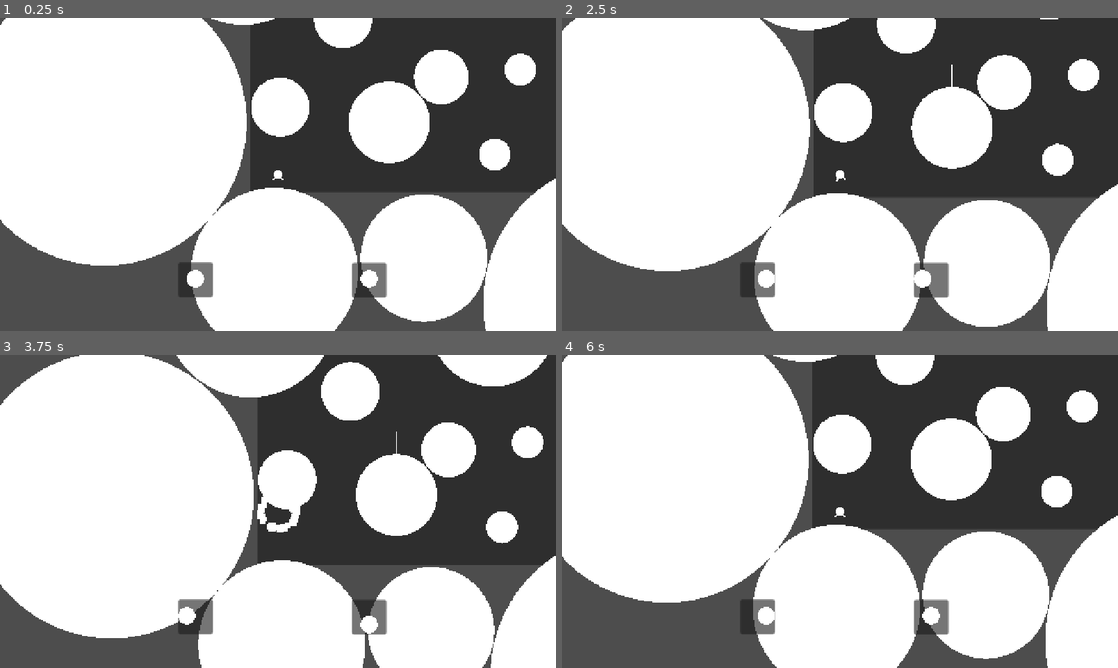
Above: before the commit, frames 1-4 (two rows, left to right).
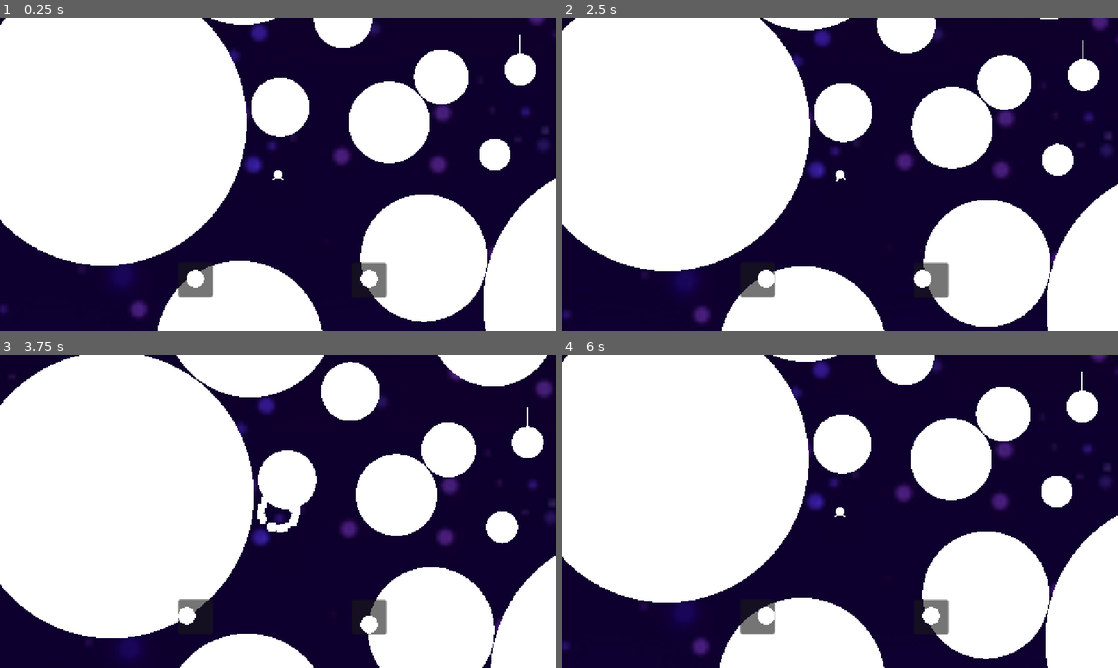
Above: after the commit, the same moments.

Repository: HeryShaman/MielJam
Game: Godot game, scene res://Scènes/Niveaux/Level1.tscn
Same seed, same stepped clock (60 frames per second), same inputs: the game is played once before the commit and once after it.
Inputs:
- Up to frame 1 (0.25 s): no input
- Up to frame 2 (2.5 s): tap Enter at 0.5, 2 s; hold D (right 1) 0.53-1.28 s; hold Down (backward 2) 0.53-1.28 s; tap Space at 1.25 s; hold S (backward 1) 1.28-2.03 s; tap Up (forward 2) at 1.35 s; hold D (right 1) from 2.03 s (still down); hold Left (left 2) from 2.03 s (still down)
- Up to frame 3 (3.75 s): release D (right 1) at 2.78 s; release Left (left 2) at 2.78 s; hold Z (forward 1) 2.78-3.53 s; tap Right (right 2) at 2.85 s; hold Q (left 1) from 3.53 s (still down); hold Down (backward 2) from 3.53 s (still down)
- Up to frame 4 (6 s): release Down (backward 2) at 4.28 s; tap Up (forward 2) at 4.35 s; tap Space at 5 s; release Q (left 1) at 5.03 s; hold S (backward 1) 5.03-5.78 s; hold Left (left 2) 5.03-5.78 s; tap Enter at 5.75 s; hold D (right 1) from 5.78 s (still down); tap Right (right 2) at 5.85 s

The runs differ from the first frame. In frame 1, 45% of the frame differs, in the area x 0-100%, y 0-100%; in frame 2, 44%; in frame 3, 42%; in frame 4, 45%.

Commit message:
Ajout Background

Diff:
--- a/Scripts/Assets/CheckPoint.gd
+++ b/Scripts/Assets/CheckPoint.gd
@@ -1,6 +1,18 @@
 extends Area2D
+
+var IsChecked : bool = false
+@onready var Anim : AnimationPlayer = $AnimationPlayer
 
 func _on_body_entered(body):
 	if body.is_in_group("Player"):
+		IsChecked = true
 		body.LastCheckPoint = body.global_position
 		print("Collision")
+
+func _process(delta: float) -> void:
+	if IsChecked:
+		Anim.play("Flag")
+		await get_tree().create_timer(0.5).timeout
+		Anim.seek(0.5)
+	else:
+		return
--- /dev/null
+++ b/Scènes/Assets/Asteroids.tscn
@@ -0,0 +1,18 @@
+[gd_scene load_steps=4 format=3 uid="uid://cwo4n80sed0s3"]
+
+[ext_resource type="Script" uid="uid://ccvv13w8afxkx" path="res://Scripts/Assets/Asteroid.gd" id="1_re04m"]
+
+[sub_resource type="SphereMesh" id="SphereMesh_u1ss5"]
+
+[sub_resource type="CircleShape2D" id="CircleShape2D_u1ss5"]
+
+[node name="Asteroids" type="Area2D" groups=["Environnement"]]
+script = ExtResource("1_re04m")
+
+[node name="MeshInstance2D" type="MeshInstance2D" parent="."]
+position = Vector2(0, 1.1920929e-07)
+scale = Vector2(22.149946, 22.14995)
+mesh = SubResource("SphereMesh_u1ss5")
+
+[node name="CollisionShape2D" type="CollisionShape2D" parent="."]
+shape = SubResource("CircleShape2D_u1ss5")
--- a/Scènes/Assets/CheckPoint.tscn
+++ b/Scènes/Assets/CheckPoint.tscn
@@ -9,6 +9,162 @@
 
 [sub_resource type="QuadMesh" id="QuadMesh_6spk4"]
 size = Vector2(10, 5)
+
+[sub_resource type="Animation" id="Animation_52bmm"]
+resource_name = "Flag"
+tracks/0/type = "value"
+tracks/0/imported = false
+tracks/0/enabled = true
+tracks/0/path = NodePath("MeshInstance2D:position")
+tracks/0/interp = 1
+tracks/0/loop_wrap = true
+tracks/0/keys = {
+"times": PackedFloat32Array(0),
+"transitions": PackedFloat32Array(1),
+"update": 0,
+"values": [Vector2(0, 0)]
+}
+tracks/1/type = "value"
+tracks/1/imported = false
+tracks/1/enabled = true
+tracks/1/path = NodePath("MeshInstance2D:rotation")
+tracks/1/interp = 1
+tracks/1/loop_wrap = true
+tracks/1/keys = {
+"times": PackedFloat32Array(0),
+"transitions": PackedFloat32Array(1),
+"update": 0,
+"values": [0.0]
+}
+tracks/2/type = "value"
+tracks/2/imported = false
+tracks/2/enabled = true
+tracks/2/path = NodePath("MeshInstance2D:scale")
+tracks/2/interp = 1
+tracks/2/loop_wrap = true
+tracks/2/keys = {
+"times": PackedFloat32Array(0),
+"transitions": PackedFloat32Array(1),
+"update": 0,
+"values": [Vector2(1, 1)]
+}
+tracks/3/type = "value"
+tracks/3/imported = false
+tracks/3/enabled = true
+tracks/3/path = NodePath("MeshInstance2D/Flag:position")
+tracks/3/interp = 1
+tracks/3/loop_wrap = true
+tracks/3/keys = {
+"times": PackedFloat32Array(0, 0.51),
+"transitions": PackedFloat32Array(1, 1),
+"update": 0,
+"values": [Vector2(4.7683716e-07, -8), Vector2(4.4, -8)]
+}
+tracks/4/type = "value"
+tracks/4/imported = false
+tracks/4/enabled = true
+tracks/4/path = NodePath("MeshInstance2D/Flag:rotation")
+tracks/4/interp = 1
+tracks/4/loop_wrap = true
+tracks/4/keys = {
+"times": PackedFloat32Array(0),
+"transitions": PackedFloat32Array(1),
+"update": 0,
+"values": [0.0]
+}
+tracks/5/type = "value"
+tracks/5/imported = false
+tracks/5/enabled = true
+tracks/5/path = NodePath("MeshInstance2D/Flag:scale")
+tracks/5/interp = 1
+tracks/5/loop_wrap = true
+tracks/5/keys = {
+"times": PackedFloat32Array(0, 0.49),
+"transitions": PackedFloat32Array(1, 1),
+"update": 0,
+"values": [Vector2(0.06492223, 0.80023956), Vector2(1, 0.8)]
+}
+
+[sub_resource type="Animation" id="Animation_oq5y2"]
+length = 0.001
+tracks/0/type = "value"
+tracks/0/imported = false
+tracks/0/enabled = true
+tracks/0/path = NodePath("MeshInstance2D:position")
+tracks/0/interp = 1
+tracks/0/loop_wrap = true
+tracks/0/keys = {
+"times": PackedFloat32Array(0),
+"transitions": PackedFloat32Array(1),
+"update": 0,
+"values": [Vector2(0, 0)]
+}
+tracks/1/type = "value"
+tracks/1/imported = false
+tracks/1/enabled = true
+tracks/1/path = NodePath("MeshInstance2D:rotation")
+tracks/1/interp = 1
+tracks/1/loop_wrap = true
+tracks/1/keys = {
+"times": PackedFloat32Array(0),
+"transitions": PackedFloat32Array(1),
+"update": 0,
+"values": [0.0]
+}
+tracks/2/type = "value"
+tracks/2/imported = false
+tracks/2/enabled = true
+tracks/2/path = NodePath("MeshInstance2D:scale")
+tracks/2/interp = 1
+tracks/2/loop_wrap = true
+tracks/2/keys = {
+"times": PackedFloat32Array(0),
+"transitions": PackedFloat32Array(1),
+"update": 0,
+"values": [Vector2(1, 1)]
+}
+tracks/3/type = "value"
+tracks/3/imported = false
+tracks/3/enabled = true
+tracks/3/path = NodePath("MeshInstance2D/Flag:position")
+tracks/3/interp = 1
+tracks/3/loop_wrap = true
+tracks/3/keys = {
+"times": PackedFloat32Array(0),
+"transitions": PackedFloat32Array(1),
+"update": 0,
+"values": [Vector2(4.7683716e-07, -8)]
+}
+tracks/4/type = "value"
+tracks/4/imported = false
+tracks/4/enabled = true
+tracks/4/path = NodePath("MeshInstance2D/Flag:rotation")
+tracks/4/interp = 1
+tracks/4/loop_wrap = true
+tracks/4/keys = {
+"times": PackedFloat32Array(0),
+"transitions": PackedFloat32Array(1),
+"update": 0,
+"values": [0.0]
+}
+tracks/5/type = "value"
+tracks/5/imported = false
+tracks/5/enabled = true
+tracks/5/path = NodePath("MeshInstance2D/Flag:scale")
+tracks/5/interp = 1
+tracks/5/loop_wrap = true
+tracks/5/keys = {
+"times": PackedFloat32Array(0),
+"transitions": PackedFloat32Array(1),
+"update": 0,
+"values": [Vector2(0.06492223, 0.80023956)]
+}
+
+[sub_resource type="AnimationLibrary" id="AnimationLibrary_gdpkf"]
+_data = {
+&"Flag": SubResource("Animation_52bmm"),
+&"RESET": SubResource("Animation_oq5y2")
+}
 
 [node name="CheckPoint" type="Area2D"]
 scale = Vector2(2.5, 2.5)
@@ -25,4 +181,9 @@
 scale = Vector2(0.06492223, 0.80023956)
 mesh = SubResource("QuadMesh_6spk4")
 
+[node name="AnimationPlayer" type="AnimationPlayer" parent="."]
+libraries = {
+&"": SubResource("AnimationLibrary_gdpkf")
+}
+
 [connection signal="body_entered" from="." to="." method="_on_body_entered"]
--- a/Scènes/Assets/NextPointArea.tscn
+++ b/Scènes/Assets/NextPointArea.tscn
@@ -1,10 +1,18 @@
-[gd_scene load_steps=4 format=3 uid="uid://dtvq8bc7muw8a"]
+[gd_scene load_steps=7 format=3 uid="uid://dtvq8bc7muw8a"]
 
 [ext_resource type="Script" uid="uid://0uqybj0evclc" path="res://Scripts/Assets/NextLevelArea.gd" id="1_4pdg5"]
 
 [sub_resource type="RectangleShape2D" id="RectangleShape2D_c53jm"]
 
 [sub_resource type="QuadMesh" id="QuadMesh_c53jm"]
+
+[sub_resource type="Gradient" id="Gradient_4pdg5"]
+colors = PackedColorArray(1, 0, 0, 1, 1.5103616, 0, 0.07077583, 1)
+
+[sub_resource type="GradientTexture1D" id="GradientTexture1D_lqrwq"]
+gradient = SubResource("Gradient_4pdg5")
+
+[sub_resource type="PrismMesh" id="PrismMesh_4pdg5"]
 
 [node name="NextLevel" type="Area2D"]
 script = ExtResource("1_4pdg5")
@@ -13,7 +21,16 @@
 shape = SubResource("RectangleShape2D_c53jm")
 
 [node name="MeshInstance2D" type="MeshInstance2D" parent="."]
-scale = Vector2(20, 20)
+position = Vector2(0.5, 0)
+scale = Vector2(1, 20)
 mesh = SubResource("QuadMesh_c53jm")
+texture = SubResource("GradientTexture1D_lqrwq")
+
+[node name="MeshInstance2D2" type="MeshInstance2D" parent="."]
+position = Vector2(6.1870804, -5.272143)
+rotation = -1.5707964
+scale = Vector2(9.464286, 10.440186)
+mesh = SubResource("PrismMesh_4pdg5")
+texture = SubResource("GradientTexture1D_lqrwq")
 
 [connection signal="body_entered" from="." to="." method="_on_body_entered"]
--- a/Scènes/Niveaux/Level1.tscn
+++ b/Scènes/Niveaux/Level1.tscn
@@ -1,17 +1,22 @@
-[gd_scene load_steps=5 format=3 uid="uid://cxenpym3287wf"]
+[gd_scene load_steps=7 format=3 uid="uid://cxenpym3287wf"]
 
 [ext_resource type="PackedScene" uid="uid://d1q0aron3h1bb" path="res://Scènes/Player/User_Interface.tscn" id="1_t3077"]
+[ext_resource type="Texture2D" uid="uid://g2nijfi4joru" path="res://Shaders/Space Background.png" id="1_y3gs8"]
 [ext_resource type="PackedScene" uid="uid://1revtuskc1fl" path="res://Scènes/Player/Ship.tscn" id="2_i1mna"]
 [ext_resource type="PackedScene" uid="uid://blx111f2nfqno" path="res://Scènes/Assets/Asteroid.tscn" id="3_i1mna"]
 [ext_resource type="PackedScene" uid="uid://ca2eo270tsxd0" path="res://Scènes/Assets/CheckPoint.tscn" id="4_k83gu"]
+[ext_resource type="PackedScene" uid="uid://dtvq8bc7muw8a" path="res://Scènes/Assets/NextPointArea.tscn" id="6_j5hba"]
 
 [node name="Level1" type="Node2D"]
 
-[node name="Panel" type="Panel" parent="."]
-offset_left = -64.0
-offset_top = -1216.0
-offset_right = 776.0
-offset_bottom = 40.0
+[node name="TextureRect" type="TextureRect" parent="."]
+offset_left = -2592.0
+offset_top = -2272.0
+offset_right = -912.7648
+offset_bottom = -1326.8304
+scale = Vector2(3.7024367, 3.7222357)
+texture = ExtResource("1_y3gs8")
+expand_mode = 3
 
 [node name="UI" parent="." instance=ExtResource("1_t3077")]
 
@@ -23,7 +28,7 @@
 [node name="Environnement" type="Node2D" parent="." groups=["Environnement"]]
 
 [node name="Asteroid" parent="." instance=ExtResource("3_i1mna")]
-position = Vector2(-8, 224)
+position = Vector2(-88, 392)
 
 [node name="Asteroid17" parent="." instance=ExtResource("3_i1mna")]
 position = Vector2(969, -211)
@@ -151,4 +156,11 @@
 scale = Vector2(1.7057872, 1.7057872)
 
 [node name="CheckPoint" parent="." instance=ExtResource("4_k83gu")]
-position = Vector2(256, -240)
+position = Vector2(558, -296)
+
+[node name="CheckPoint2" parent="." instance=ExtResource("4_k83gu")]
+position = Vector2(328.00003, -688.00006)
+
+[node name="NextLevel" parent="." instance=ExtResource("6_j5hba")]
+position = Vector2(765.00006, -1080)
+scale = Vector2(2.0772495, 2.0772495)
Not shown: 1 places in Scènes/Assets/CheckPoint.tscn that only renumber resources
Binary file added: Shaders/Space Background.png
Not shown, added: Shaders/Space Background.png.import
